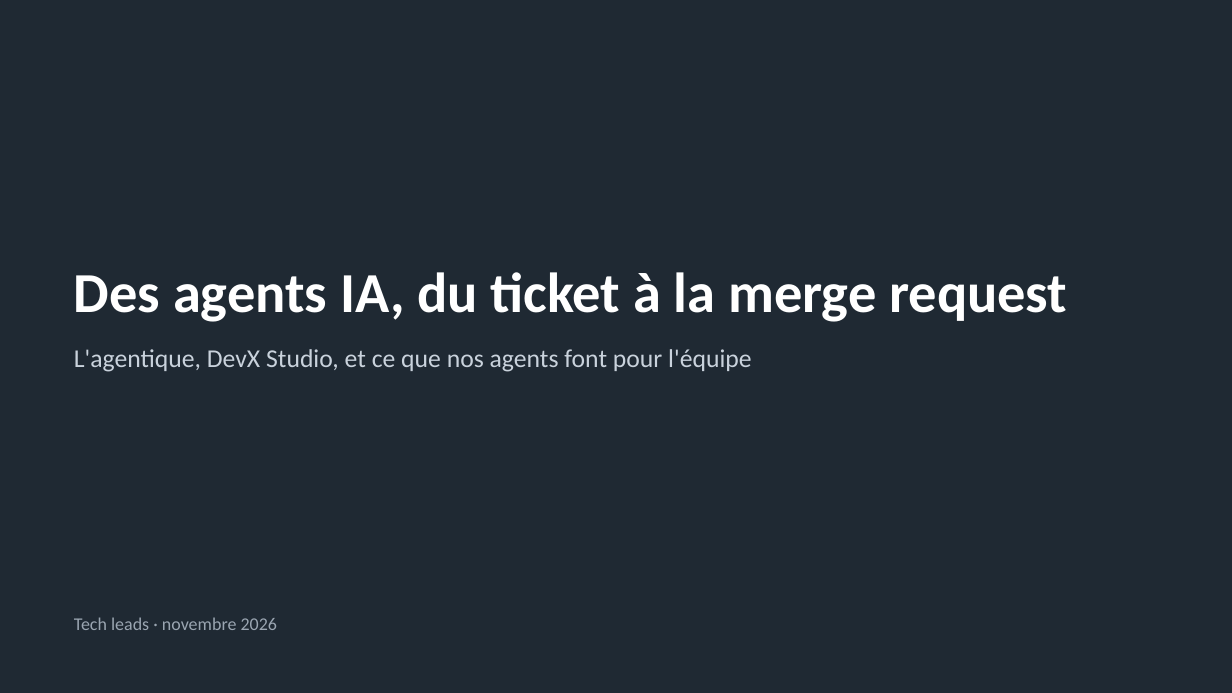
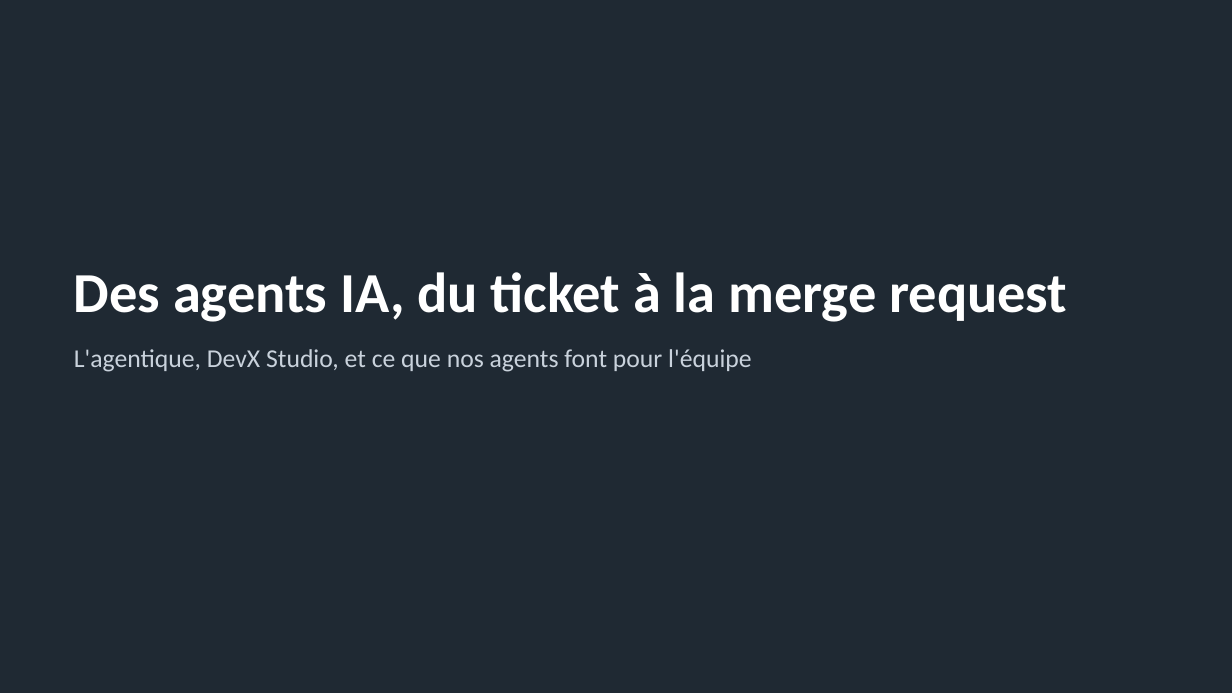
Before and after one commit to RabieDerouiche/OpenRDCode, a slide deck: slide 1 of opencode-v2/docs/presentation-tech-leads.pptx. Drawn at 1232x693 pixels with LibreOffice and Linux fonts; fonts in the diff are those of the drawing. Boxes give left, top, right and bottom in pixels: in the first picture for what was removed or moved away, otherwise in the second. Text is boxed around its words. In the diff, an @@ line names an element or a change of style, - is before the commit and + after.

```diff
--- a/opencode-v2/docs/presentation-tech-leads.pptx
+++ b/opencode-v2/docs/presentation-tech-leads.pptx
@@ text removed at (74,617,277,630) @@
-Tech leads · novembre 2026
```
Also in this commit, not shown: 8 other slides changed, 4 slides added, 4 slides removed, 3 other files.
